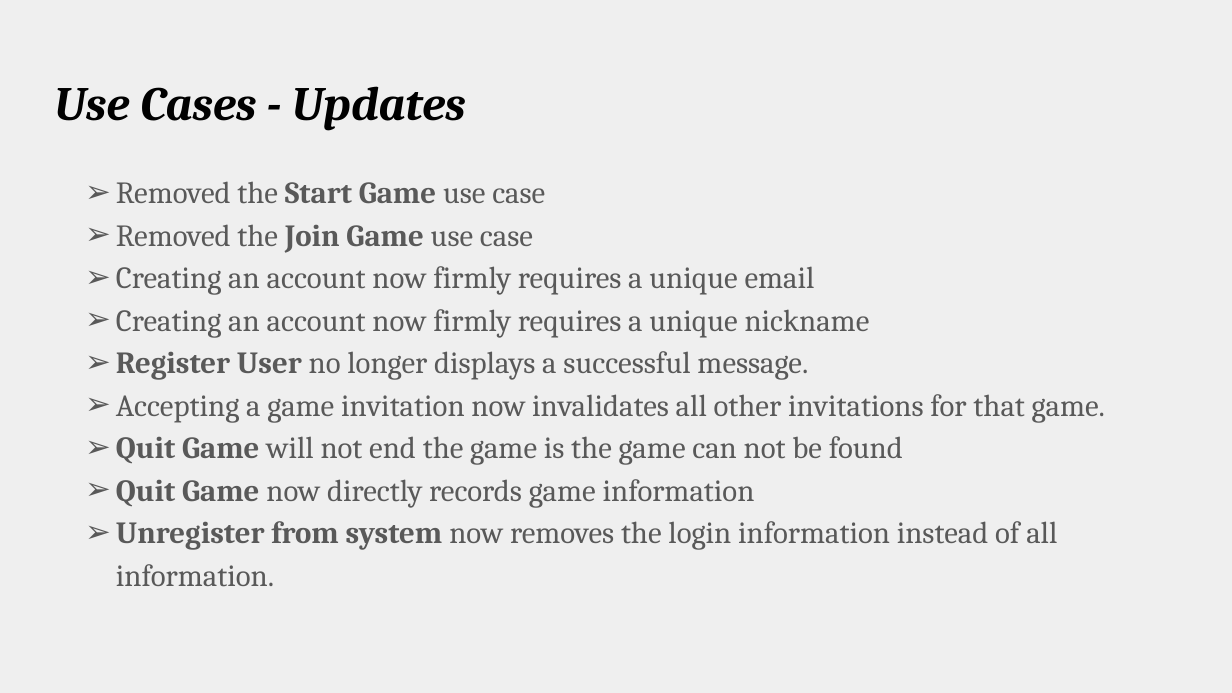
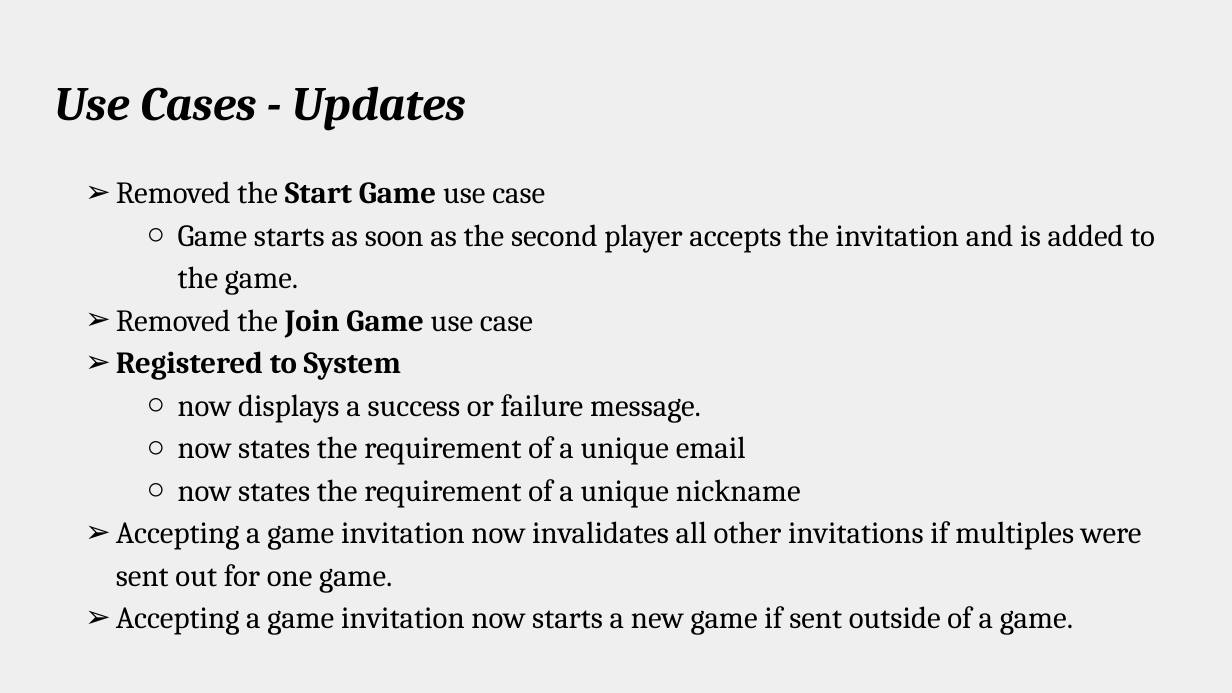
Before and after one commit to amgunden/cs414-f17-301-chessire-coders, a slide deck: slide 9 of documentation/P2 Presentation.pptx. Drawn at 1232x693 pixels with LibreOffice and Linux fonts; fonts in the diff are those of the drawing. Boxes give left, top, right and bottom in pixels: in the first picture for what was removed or moved away, otherwise in the second. Text is boxed around its words. In the diff, an @@ line names an element or a change of style, - is before the commit and + after.

```diff
--- a/documentation/P2 Presentation.pptx
+++ b/documentation/P2 Presentation.pptx
@@ text at bbox=[116, 181, 545, 338]: text colour #595959 to #000000 in "Removed the Start Game use case", "Removed the Join Game use case"; bullet colour #595959 to #000000 @@
@@ text at bbox=[178, 224, 1154, 295]: paragraph added @@
+  ○ Game starts as soon as the second player accepts the invitation and is added to the game.
@@ text at bbox=[116, 351, 1142, 635]: text changed; text colour #595959 to #000000 @@
-➢ Creating an account now firmly requires a unique email
-➢ Creating an account now firmly requires a unique nickname
-➢ Register User no longer displays a successful message.
-➢ Accepting a game invitation now invalidates all other invitations for that game.
-➢ Quit Game will not end the game is the game can not be found
-➢ Quit Game now directly records game information
-➢ Unregister from system now removes the login information instead of all information.
+➢ Registered to System
+  ○ now displays a success or failure message.
+  ○ now states the requirement of a unique email
+  ○ now states the requirement of a unique nickname
+➢ Accepting a game invitation now invalidates all other invitations if multiples were sent out for one game.
+➢ Accepting a game invitation now starts a new game if sent outside of a game.
```
Also in this commit, not shown: 4 other slides changed, 1 slide added.
